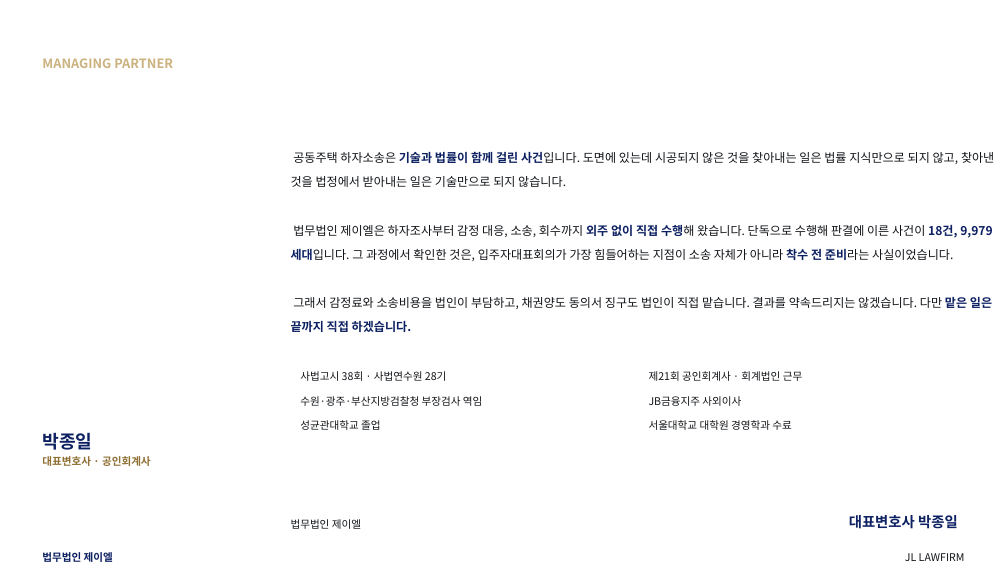
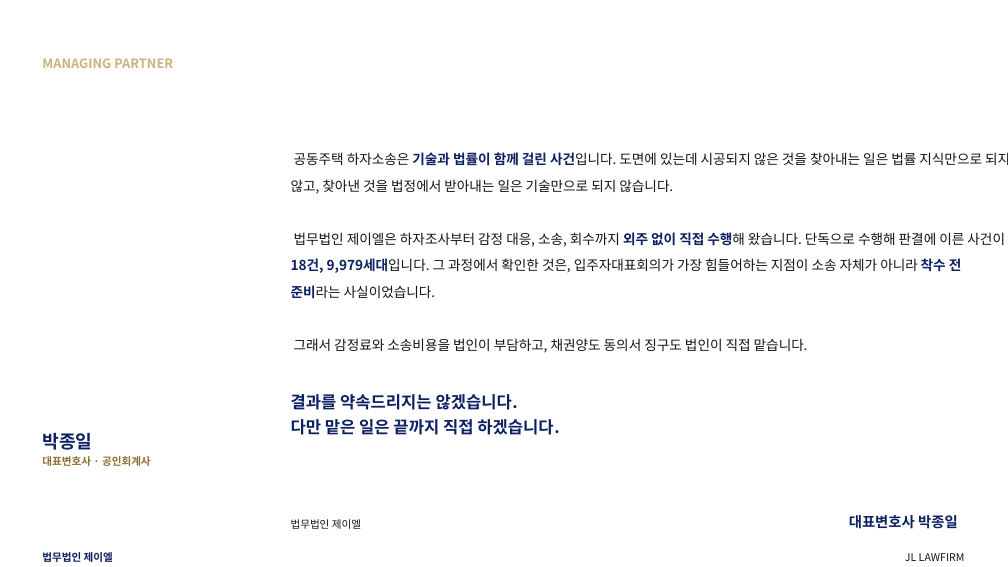
Before and after one commit to kingjin77-rgb/jl-magazine, a slide deck: slide 8 of template/design/preview/JL_하자소송_기본제안서.pptx. Drawn at 1008x567 pixels with LibreOffice and Linux fonts; fonts in the diff are those of the drawing; background and template pictures are left out. Boxes give left, top, right and bottom in pixels: in the first picture for what was removed or moved away, otherwise in the second. Text is boxed around its words. In the diff, an @@ line names an element or a change of style, - is before the commit and + after.

```diff
--- a/template/design/preview/JL_하자소송_기본제안서.pptx
+++ b/template/design/preview/JL_하자소송_기본제안서.pptx
@@ text at [291,152,1008,299]: size 11.5 to 13 pt in "공동주택 하자소송은 기술과 법률이 함께 걸린 사건입니다. ...", "법무법인 제이엘은 하자조사부터 감정 대응, 소송, 회수까지 ..."; line spacing 23pt to 25.3pt @@
@@ text at [294,338,808,353]: text changed; size 11.5 to 13 pt @@
-그래서 감정료와 소송비용을 법인이 부담하고, 채권양도 동의서 징구도 법인이 직접 맡습니다. 결과를 약속드리지는 않겠습니다. 다만 맡은 일은 끝까지 직접 하겠습니다.
+그래서 감정료와 소송비용을 법인이 부담하고, 채권양도 동의서 징구도 법인이 직접 맡습니다.
@@ text removed at [300,371,447,381] @@
-사법고시 38회 · 사법연수원 28기
@@ text removed at [649,371,802,381] @@
-제21회 공인회계사 · 회계법인 근무
@@ text added at [291,394,559,435], 15.8 pt, text #0D2162, bold @@
+결과를 약속드리지는 않겠습니다.
+다만 맡은 일은 끝까지 직접 하겠습니다.
@@ text removed at [300,396,482,406] @@
-수원·광주·부산지방검찰청 부장검사 역임
@@ text removed at [649,396,741,406] @@
-JB금융지주 사외이사
@@ text removed at [300,420,380,430] @@
-성균관대학교 졸업
@@ text removed at [649,420,791,430] @@
-서울대학교 대학원 경영학과 수료
```
Also in this commit, not shown: 1 other slide changed, 1 slide added, 2 other files.
